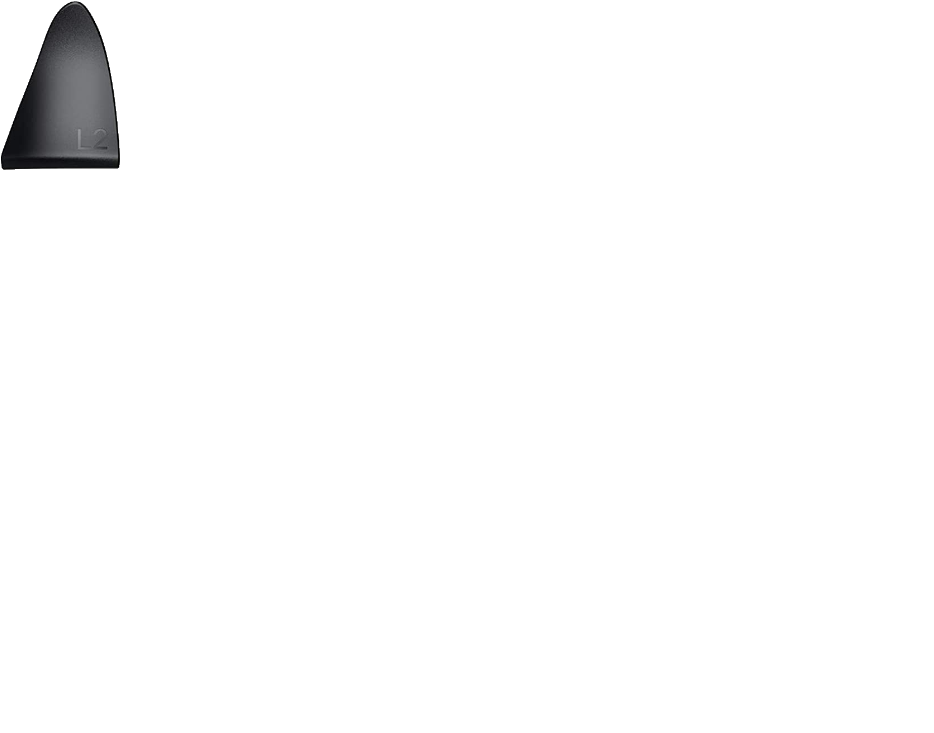
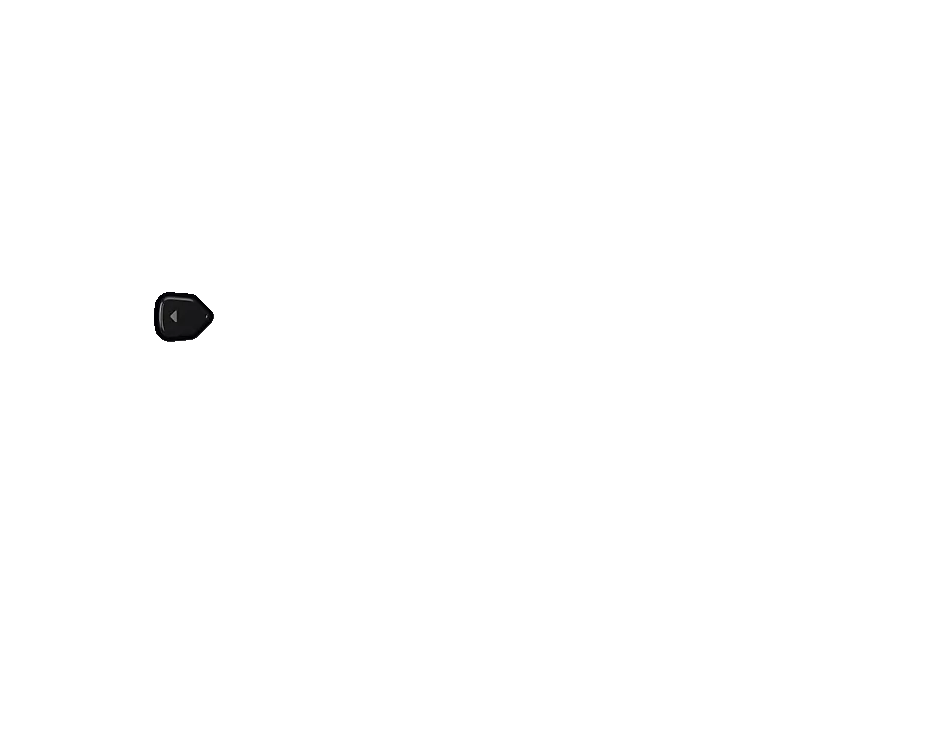
Layers edited between the first and the second 934x733 image:
hid "Capa pegada #2" over [1, 1, 120, 170]
added group "Black" with 9 layers above "Capa pegada" over [73, 166, 214, 342]
added layer "Capa pegada #38" in group "Black" over [154, 292, 214, 342]
